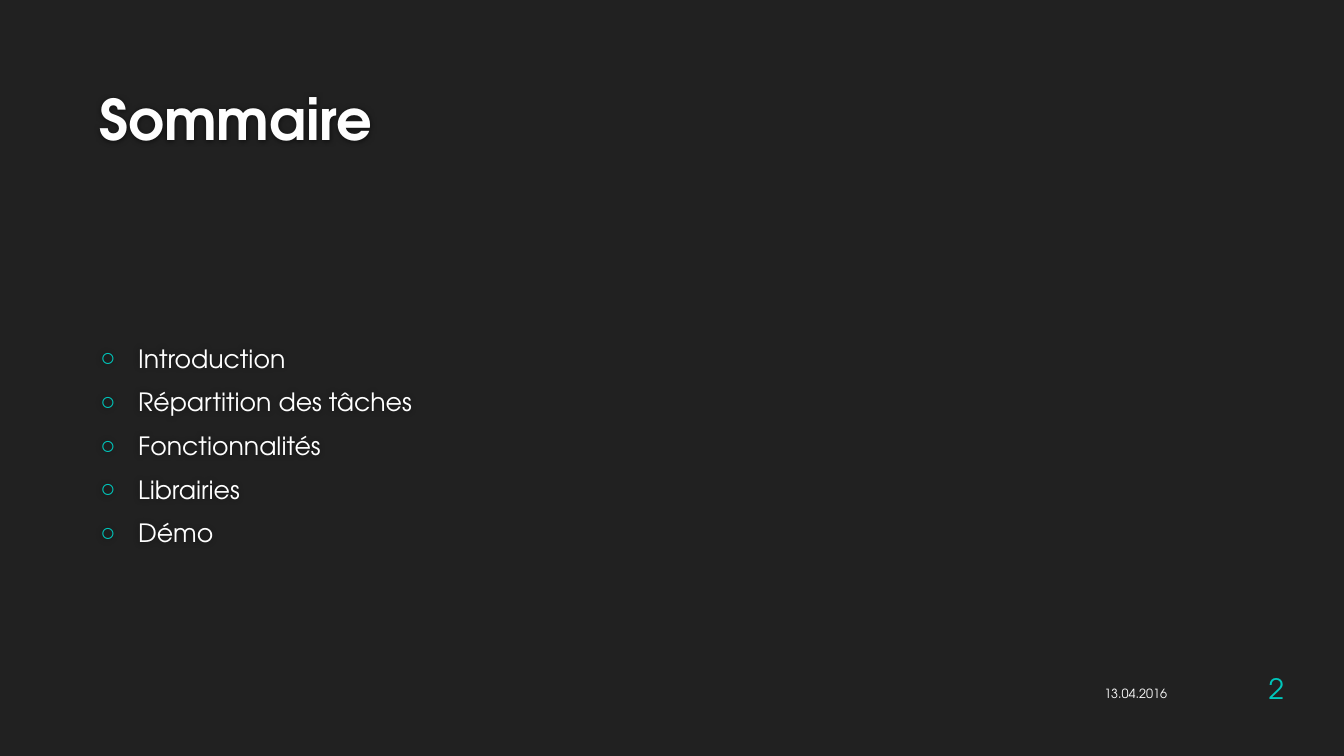
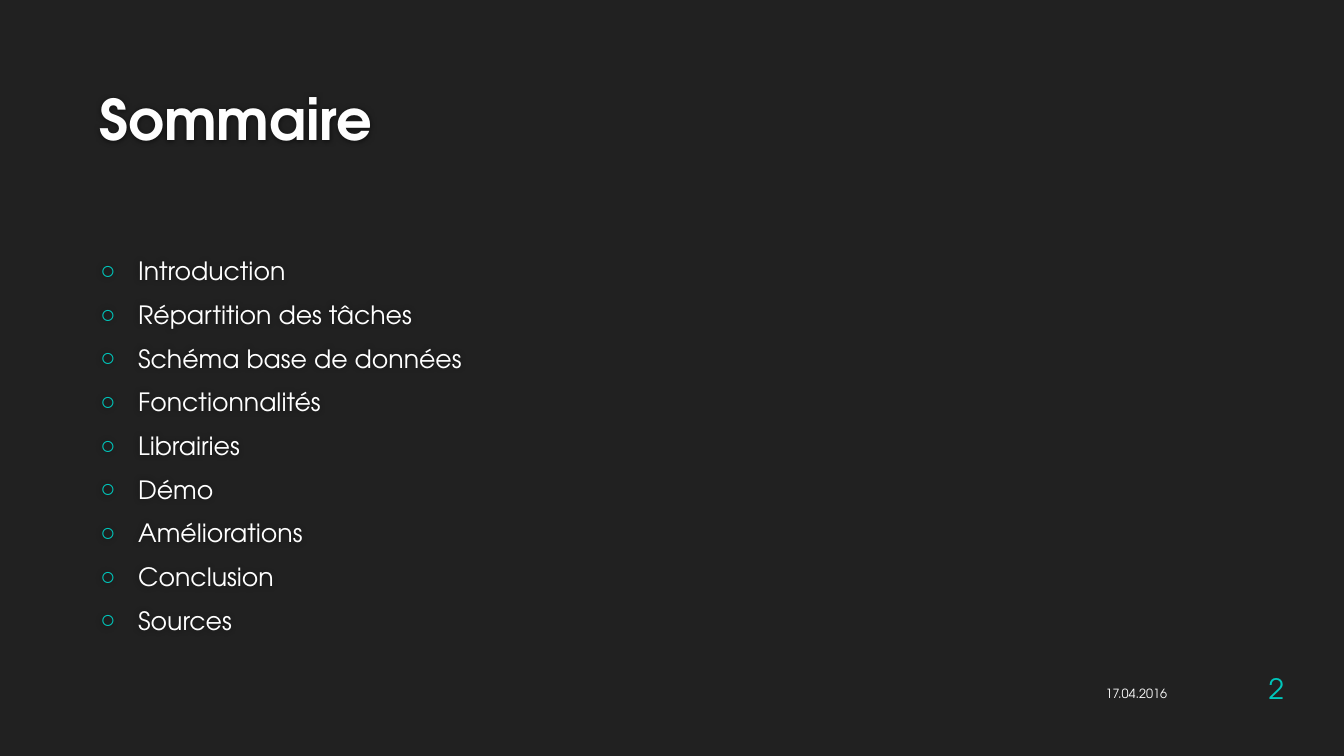
Before and after one commit to HE-Arc/LocationMateriel, a slide deck: slide 2 of ProjetRubyDoc/Presentation_RentArt.pptx. Drawn at 1344x756 pixels with LibreOffice and Linux fonts; fonts in the diff are those of the drawing; background and template pictures are left out. Boxes give left, top, right and bottom in pixels: in the first picture for what was removed or moved away, otherwise in the second. Text is boxed around its words. In the diff, an @@ line names an element or a change of style, - is before the commit and + after.

```diff
--- a/ProjetRubyDoc/Presentation_RentArt.pptx
+++ b/ProjetRubyDoc/Presentation_RentArt.pptx
@@ text at <box>138,349,462,369</box>: paragraph added @@
+○ Schéma base de données
@@ text at <box>138,523,302,631</box>: paragraphs added @@
+○ Améliorations
+○ Conclusion
+○ Sources
@@ text at <box>1106,688,1167,698</box>: text changed @@
-13.04.2016
+17.04.2016
```
Also in this commit, not shown: 10 other slides changed, 4 slides added.
